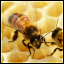
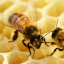
Layer changes from the first (64, 64) image to the second:
removed layer "lighten" (was overlay, 50%) over (x1=1, y1=1, x2=63, y2=63)
removed layer "border" over (x1=0, y1=0, x2=64, y2=64)
